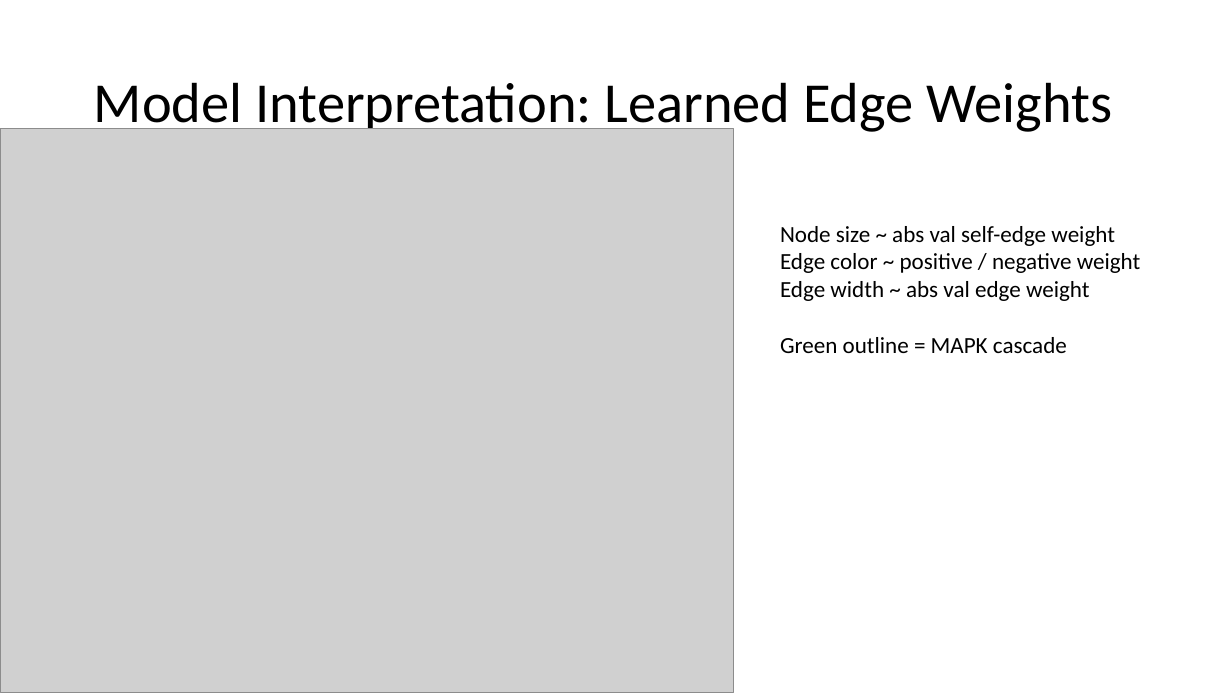
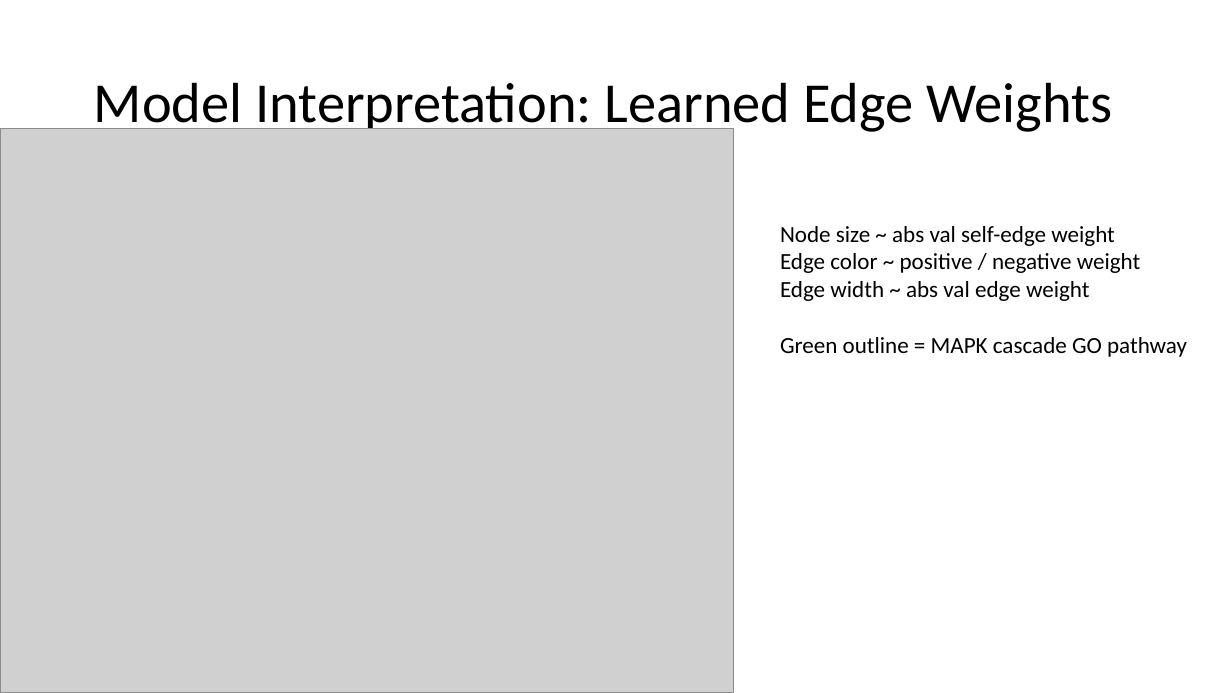
Before and after one commit to nathanieljevans/TrojanArrow, a slide deck: slide 9 of docs/evans_final.pptx. Drawn at 1232x693 pixels with LibreOffice and Linux fonts; fonts in the diff are those of the drawing; grey boxes stand for pictures. Boxes give left, top, right and bottom in pixels: in the first picture for what was removed or moved away, otherwise in the second. Text is boxed around its words. In the diff, an @@ line names an element or a change of style, - is before the commit and + after.

```diff
--- a/docs/evans_final.pptx
+++ b/docs/evans_final.pptx
@@ text at box(780, 337, 1187, 357): text changed @@
-Green outline = MAPK cascade
+Green outline = MAPK cascade GO pathway
```
Also in this commit, not shown: 3 other slides changed, 1 other file.
